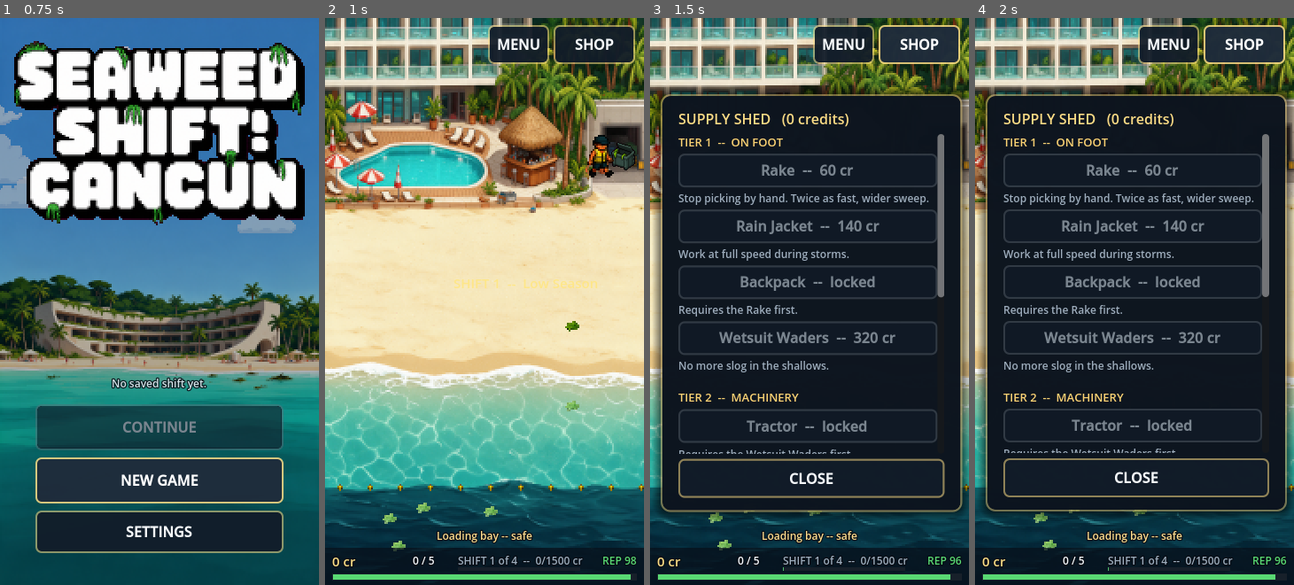
Above: before the commit, frames 1-4 (left to right).
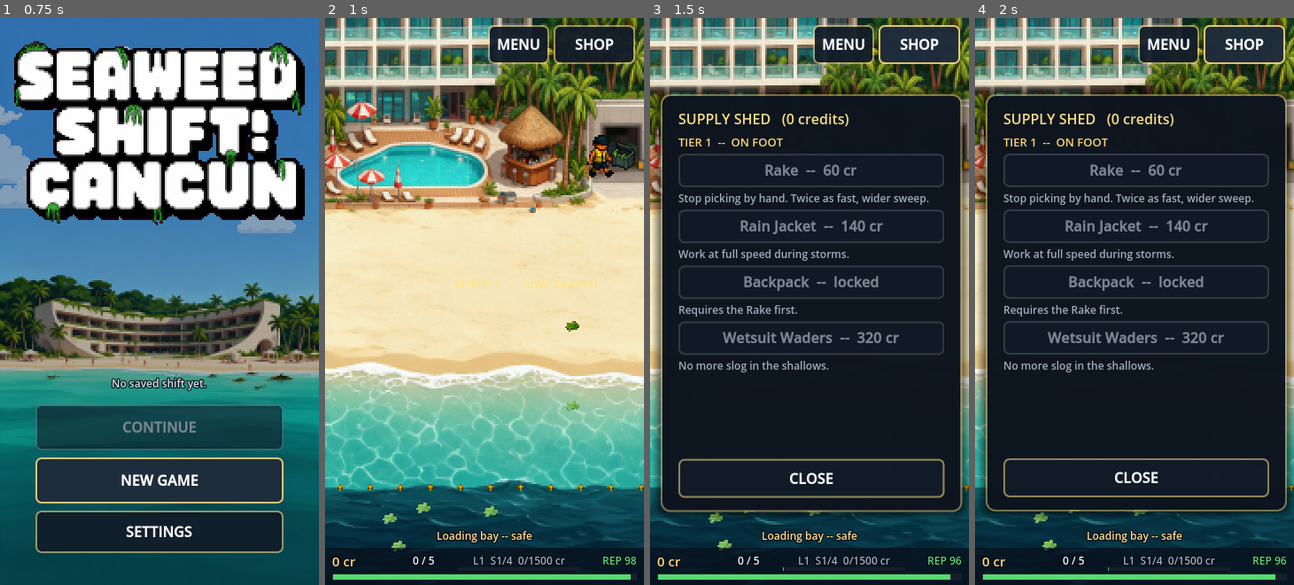
Above: after the commit, the same moments.

Repository: abhollow/seaweed-shift
Game: Godot game, scene res://scenes/menu.tscn
Two runs of this game, one before a commit and one after it. Both use one fixed random seed, a clock stepped at 60 frames per second and the inputs below. Sound files missing from this copy of the repository are replaced by a short silence.
Inputs:
- Up to frame 1 (0.75 s): click "NEW GAME" at 0.5 s
- Up to frame 2 (1 s): no input
- Up to frame 3 (1.5 s): click "SHOP" at 1.25 s
- Up to frame 4 (2 s): no input

Frame 1 is identical in both runs. In frame 2, 0.3% of the frame differs, in the area x 41-81%, y 94-97%; in frame 3, 4.2%; in frame 4, 4.3%, in the area x 8-93%, y 20-97%.

Commit message:
Level loop: shop theming, retained upgrades, ten-level arc

Diff:
--- a/scripts/game.gd
+++ b/scripts/game.gd
@@ -68,6 +68,12 @@
 var best_rep := 100.0          # lowest the meter fell to -- how close it got
 var shift_bonus := 0           # paid on completion, shown on the summary
 var level_done := false
+
+# The outer loop. A LEVEL is the four shifts; finishing shift 4 ends it and the
+# player keeps one upgrade permanently. level_index (above) is the shift within
+# the current level -- the naming predates levels and is kept to avoid churn.
+var level := 1
+var retained := {}
 var level_failed := false
 var free_play := false
 
@@ -410,7 +416,7 @@
 	var base := maxf(0.1, float(lv.get("difficulty", 1.0)))
 	var goal := maxf(1.0, float(lv.get("credits", 1500)))
 	var progress := clampf(float(credits_earned) / goal, 0.0, 1.0)
-	return base * lerpf(1.0, SHIFT_RAMP, progress)
+	return base * lerpf(1.0, SHIFT_RAMP, progress) * level_scale()
 
 
 func storm_mult() -> float:
@@ -423,6 +429,50 @@
 
 func rot_scale() -> float:
 	return maxf(0.2, float(current_level().get("rot_scale", 1.0)))
+
+
+func shop_tier() -> int:
+	return int(current_level().get("shop_tier", 3))
+
+
+# Every level is harder than the last, applied on top of the per-shift base and
+# the within-shift ramp. Gentle, because the player is also stronger: by level
+# 10 they start with nine upgrades already owned.
+const LEVEL_STEP := 0.07
+
+
+func level_scale() -> float:
+	return 1.0 + LEVEL_STEP * float(level - 1)
+
+
+func retain_tier() -> int:
+	# The lowest tier that still has something left to retain. Tier 1 goes
+	# first, then the tractor tier, then deep water.
+	for t in [1, 2, 3]:
+		for up in Upgrades.LIST:
+			if int(up["tier"]) == t and not retained.has(String(up["id"])):
+				return t
+	return 0
+
+
+func retain_options() -> Array:
+	# Upgrades that can be kept at the end of this level. Restricted to the
+	# current retain tier, and to ones whose prerequisite is already retained:
+	# keeping Sand Tires without a tractor would be a permanent upgrade that
+	# does literally nothing.
+	var t := retain_tier()
+	var out := []
+	if t == 0:
+		return out
+	for up in Upgrades.LIST:
+		var id := String(up["id"])
+		if int(up["tier"]) != t or retained.has(id):
+			continue
+		var needs := String(up["needs"])
+		if needs != "" and not retained.has(needs):
+			continue
+		out.append(id)
+	return out
 
 
 func current_level() -> Dictionary:
@@ -599,9 +649,47 @@
 	if level_index + 1 < Levels.LIST.size():
 		level_index += 1
 		begin_level()
-	else:
-		# Out of authored shifts: keep the sandbox running with no objectives.
+		_save_progress()
+		return
+
+	# End of the level. If there is anything left to retain, the player picks
+	# one; otherwise every upgrade is permanent and the campaign is complete.
+	var options := retain_options()
+	if options.is_empty():
 		free_play = true
+		_save_progress()
+		return
+	get_tree().paused = true
+	joystick.active = false
+	level_done = true
+	level_panel.show_retain(options)
+
+
+func retain_and_advance(id: String) -> void:
+	# Keep one upgrade for good, then start the next level from scratch apart
+	# from everything retained so far.
+	#
+	# Order matters here. owned, credits and level_index are all reset BEFORE
+	# begin_level(), because begin_level() is what takes the failure-retry
+	# snapshot. If it ran first, a failed shift 1 of the new level would
+	# restore the old level's full kit.
+	retained[id] = true
+	level += 1
+	credits = 0
+	level_index = 0
+	owned = retained.duplicate()
+
+	_reset_player_stats()
+	for up in Upgrades.LIST:
+		if owned.has(String(up["id"])):
+			apply_upgrade(String(up["id"]))
+	_recompute_carry()
+
+	level_panel.visible = false
+	get_tree().paused = false
+	joystick.active = true
+	level_done = false
+	begin_level()
 	_save_progress()
 
 
@@ -753,6 +841,10 @@
 	level_index = int(data.get("level_index", 0))
 	free_play = bool(data.get("free_play", false))
 	level_index = clampi(level_index, 0, Levels.LIST.size() - 1)
+	level = maxi(1, int(data.get("level", 1)))
+	var saved_retained = data.get("retained", {})
+	if typeof(saved_retained) == TYPE_DICTIONARY:
+		retained = saved_retained.duplicate()
 
 	# Re-apply every owned upgrade so derived stats (capacity, reach, speed,
 	# deep-water access) come back exactly as they were.
@@ -771,6 +863,8 @@
 		"owned": owned,
 		"level_index": level_index,
 		"free_play": free_play,
+		"level": level,
+		"retained": retained,
 	})
 
 
--- a/scripts/levels.gd
+++ b/scripts/levels.gd
@@ -19,6 +19,7 @@
 
 const LIST := [
 	{
+		"shop_tier": 1,
 		"name": "SHIFT 1  --  Low Season",
 		"credits": 1500,
 		"rep": 70.0,
@@ -39,6 +40,7 @@
 		],
 	},
 	{
+		"shop_tier": 2,
 		"name": "SHIFT 2  --  Shoulder Season",
 		"credits": 4000,
 		"rep": 75.0,
@@ -58,6 +60,7 @@
 		],
 	},
 	{
+		"shop_tier": 3,
 		"name": "SHIFT 3  --  High Season",
 		"credits": 11000,
 		"rep": 80.0,
@@ -79,6 +82,7 @@
 		# one is played entirely with everything unlocked -- deep water, kelp,
 		# the loaded hopper. It exists because the most rewarding part of the
 		# game was arriving just as the credits rolled.
+		"shop_tier": 3,
 		"name": "SHIFT 4  --  Peak Season",
 		"credits": 14000,
 		"rep": 80.0,
--- a/scripts/ui/hud.gd
+++ b/scripts/ui/hud.gd
@@ -260,8 +260,8 @@
 		var earned: int = game.credits_earned
 		var hold_need: float = float(lv["hold"])
 
-		_lbl_shift.text = "SHIFT %d of %d  --  %d/%d cr" % [
-			game.level_index + 1, Levels.LIST.size(), earned, need,
+		_lbl_shift.text = "L%d  S%d/%d  %d/%d cr" % [
+			game.level, game.level_index + 1, Levels.LIST.size(), earned, need,
 		]
 		_goal_bg.visible = true
 		_goal_fill.visible = true
--- a/scripts/ui/level_panel.gd
+++ b/scripts/ui/level_panel.gd
@@ -10,6 +10,7 @@
 var _body: Label
 var _button: Button
 var _failed := false
+var _choices: VBoxContainer
 
 
 func build() -> void:
@@ -45,6 +46,12 @@
 	_body.size_flags_horizontal = Control.SIZE_EXPAND_FILL
 	box.add_child(_body)
 
+	# One button per retainable upgrade, shown only on the end-of-level screen.
+	_choices = VBoxContainer.new()
+	_choices.add_theme_constant_override("separation", 8)
+	_choices.visible = false
+	box.add_child(_choices)
+
 	_button = UiTheme.button(Button.new())
 	_button.custom_minimum_size = Vector2(0, 48)
 	_button.pressed.connect(_on_pressed)
@@ -59,6 +66,9 @@
 
 
 func show_failure() -> void:
+	if _choices != null:
+		_choices.visible = false
+	_button.visible = true
 	# Say plainly what went wrong and what it cost. A bare "you lost" would be
 	# infuriating given the shift restarts from scratch.
 	_failed = true
@@ -77,7 +87,38 @@
 	_present()
 
 
+func show_retain(options: Array) -> void:
+	# End of a level. The whole point of this screen is that the reset reads as
+	# a reward the player chose, not a wipe they suffered -- so it leads with
+	# what they are KEEPING, and only mentions the reset second.
+	_failed = false
+	_title.text = "LEVEL %d COMPLETE" % game.level
+	_title.add_theme_color_override("font_color", UiTheme.ACCENT)
+	var kept: int = game.retained.size()
+	_body.text = ("Choose one upgrade to keep for good.\n\n"
+		+ "It carries into every level from now on. Everything else resets, "
+		+ "and the beach gets a little harder.\n\n%d of 10 kept so far.") % kept
+
+	for c in _choices.get_children():
+		_choices.remove_child(c)
+		c.queue_free()
+	for id in options:
+		var up: Dictionary = Upgrades.by_id(String(id))
+		var b := UiTheme.button(Button.new())
+		b.custom_minimum_size = Vector2(0, 44)
+		b.text = "KEEP  %s" % String(up["name"]).to_upper()
+		b.pressed.connect(func(): game.retain_and_advance(String(id)))
+		_choices.add_child(b)
+
+	_choices.visible = true
+	_button.visible = false
+	_present()
+
+
 func show_summary(is_last: bool) -> void:
+	if _choices != null:
+		_choices.visible = false
+	_button.visible = true
 	_failed = false
 	_title.add_theme_color_override("font_color", UiTheme.ACCENT)
 	var lv: Dictionary = game.current_level()
--- a/scripts/ui/shop.gd
+++ b/scripts/ui/shop.gd
@@ -57,9 +57,16 @@
 		_list.remove_child(child)
 		child.queue_free()
 
+	# Each shift features its own tier. Anything from an EARLIER tier that has
+	# not been bought yet stays available, so skipping the waders in shift 1
+	# never locks the player out of the shallows. Owned upgrades are hidden
+	# rather than listed as OWNED -- the shop shows what you can still get.
+	var shop_tier: int = game.shop_tier()
 	var last_tier := 0
 	for up in Upgrades.LIST:
 		var tier := int(up["tier"])
+		if tier > shop_tier or game.owned.has(up["id"]):
+			continue
 		if tier != last_tier:
 			last_tier = tier
 			if _list.get_child_count() > 0:
--- a/scripts/upgrades.gd
+++ b/scripts/upgrades.gd
@@ -13,11 +13,23 @@
 # The tiers map onto the map itself: tier 1 works the narrow beach strip, tier 2
 # opens the shallows, tier 3 opens the deep.
 
+# Tier drives two things: which shift's shop features the upgrade, and the
+# order upgrades become RETAINABLE across levels. Split 4 / 3 / 3 so that every
+# themed shift has a real shop and the retain arc runs exactly ten levels. The
+# hopper and diesel sit with deep water because they are the late-game kit for
+# long kelp runs, not tractor basics.
 const TIER_NAMES := {
 	1: "TIER 1  --  ON FOOT",
-	2: "TIER 2  --  MACHINERY",
+	2: "TIER 2  --  THE TRACTOR",
 	3: "TIER 3  --  DEEP WATER",
 }
+
+static func by_id(id: String) -> Dictionary:
+	for up in LIST:
+		if String(up["id"]) == id:
+			return up
+	return {}
+
 
 static func total_cost() -> int:
 	# Used by the smoke test to keep the economy solvable: the full kit must
@@ -88,7 +100,7 @@
 	},
 	{
 		"id": "diesel",
-		"tier": 2,
+		"tier": 3,
 		"name": "Illicit Diesel",
 		"cost": 1700,
 		"desc": "Tractor runs 40% faster.",
@@ -96,7 +108,7 @@
 	},
 	{
 		"id": "hopper",
-		"tier": 2,
+		"tier": 3,
 		"name": "Rear Hopper",
 		"cost": 1900,
 		"desc": "Carry 100. Far fewer trips.",
--- a/tools/smoke_test.gd
+++ b/tools/smoke_test.gd
@@ -825,6 +825,91 @@
 	check("outgoing track stops when the crossfade ends",
 		not (game.audio._players[0].playing and game.audio._players[1].playing))
 
+	print("\n[levels and retention]")
+	paused = false
+	# Start from a clean campaign so the arc below is measured from level 1.
+	game.retained = {}
+	game.level = 1
+	game.level_index = 0
+	game.owned.clear()
+	game._reset_player_stats()
+	game._recompute_carry()
+
+	# -- shop theming ---------------------------------------------------------
+	game.level_index = 0
+	check("shift 1 features the on-foot tier", game.shop_tier() == 1)
+	game.level_index = 1
+	check("shift 2 features the tractor tier", game.shop_tier() == 2)
+	game.level_index = 2
+	check("shift 3 features deep water", game.shop_tier() == 3)
+	game.level_index = 3
+	check("shift 4 offers everything", game.shop_tier() == 3)
+	game.level_index = 0
+
+	# -- the retain rules ----------------------------------------------------
+	var first_pick: Array = game.retain_options()
+	check("the first retain choice is from the on-foot tier", not first_pick.is_empty()
+		and first_pick.all(func(id): return int(Upgrades.by_id(id)["tier"]) == 1))
+	check("an upgrade whose prerequisite is not retained cannot be kept",
+		not first_pick.has("backpack"))
+
+	# -- one rollover, checked in detail -------------------------------------
+	game.credits = 5000
+	game.owned["tractor"] = true
+	game.retain_and_advance("rake2")
+	check("the level advances", game.level == 2)
+	check("the kept upgrade is retained", game.retained.has("rake2"))
+	check("credits reset for the new level", game.credits == 0)
+	check("the new level starts at shift 1", game.level_index == 0)
+	check("non-retained gear is gone", not game.owned.has("tractor"))
+	check("retained gear is owned from the start", game.owned.has("rake2"))
+	check("with the rake retained, the backpack becomes keepable",
+		game.retain_options().has("backpack"))
+
+	# The bug the design doc warned about: the failure snapshot is taken in
+	# begin_level(), so if the rollover ran it before resetting owned, a failed
+	# shift 1 of the new level would hand back the old level's tractor.
+	check("the retry snapshot holds only the new level's gear",
+		not (game._shift_start.get("owned", {}) as Dictionary).has("tractor")
+			and (game._shift_start.get("owned", {}) as Dictionary).has("rake2"))
+	check("later levels are harder", game.level_scale() > 1.0)
+
+	# -- the full arc ---------------------------------------------------------
+	game.retained = {}
+	game.level = 1
+	var tiers_seen := []
+	var levels_played := 0
+	while true:
+		var opts: Array = game.retain_options()
+		if opts.is_empty():
+			break
+		tiers_seen.append(int(Upgrades.by_id(String(opts[0]))["tier"]))
+		game.retain_and_advance(String(opts[0]))
+		levels_played += 1
+		if levels_played > 20:
+			break
+	check("the campaign is exactly ten levels", levels_played == 10)
+	check("every upgrade ends up retained", game.retained.size() == Upgrades.LIST.size())
+	var ordered := true
+	for i in range(1, tiers_seen.size()):
+		if tiers_seen[i] < tiers_seen[i - 1]:
+			ordered = false
+	check("tiers are retained in order: on foot, tractor, deep", ordered)
+	check("with everything kept there is nothing left to choose",
+		game.retain_options().is_empty())
+
+	# -- persistence ----------------------------------------------------------
+	game._save_progress()
+	var saved: Dictionary = SaveGame.load_data()
+	check("the level is saved", int(saved.get("level", 0)) == game.level)
+	check("retained upgrades are saved",
+		(saved.get("retained", {}) as Dictionary).size() == 10)
+
+	paused = false
+	game.retained = {}
+	game.level = 1
+	SaveGame.wipe()
+
 	print("\n[menu]")
 	# The 20s autosave fires during the waits above, so clear it again before
 	# asserting what a save-less first launch looks like.
Not shown, changed: docs/day-structure.md
